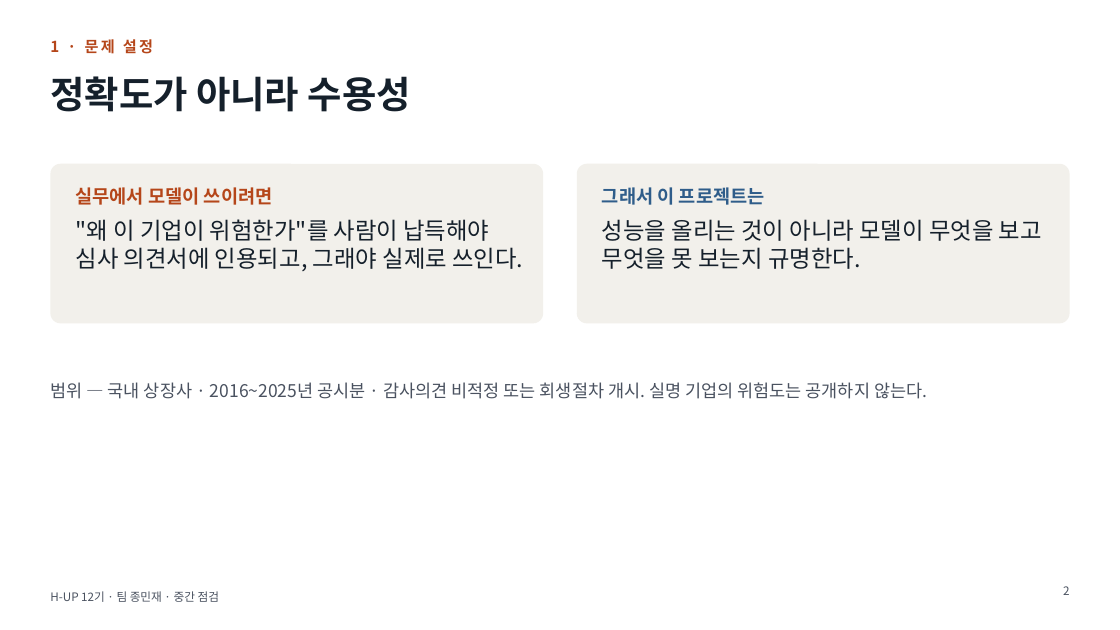
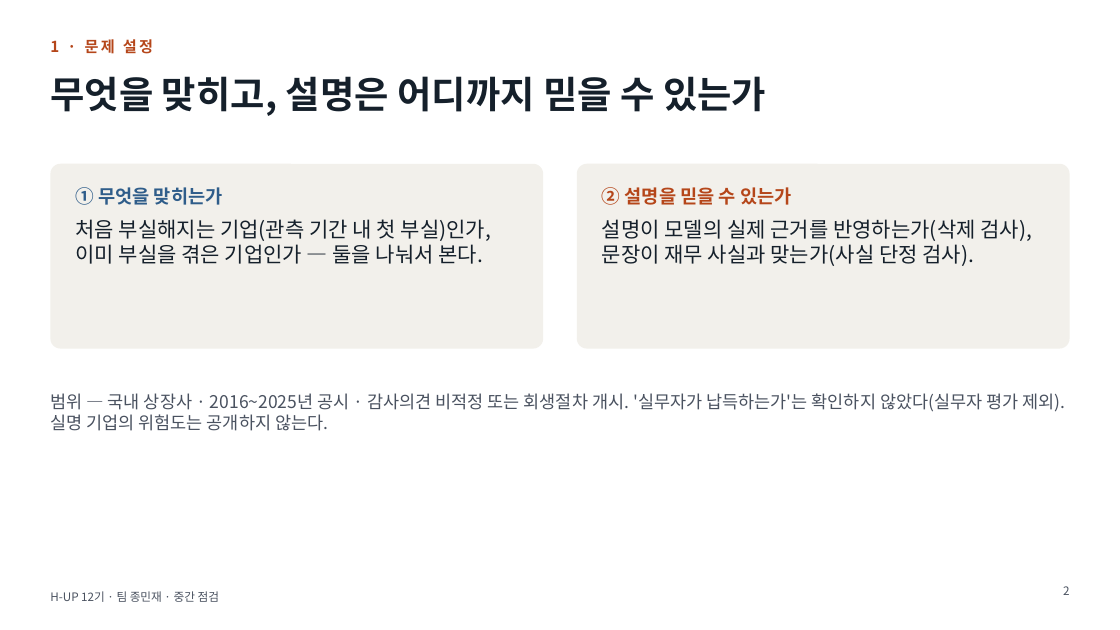
Before and after one commit to ejongmin/h-up-xai-project, a slide deck: slide 2 of 발표/중간점검_보고회.pptx. Drawn at 1120x630 pixels with LibreOffice and Linux fonts; fonts in the diff are those of the drawing. Boxes give left, top, right and bottom in pixels: in the first picture for what was removed or moved away, otherwise in the second. Text is boxed around its words. In the diff, an @@ line names an element or a change of style, - is before the commit and + after.

```diff
--- a/발표/중간점검_보고회.pptx
+++ b/발표/중간점검_보고회.pptx
@@ title at (50, 76, 766, 116): text changed @@
-정확도가 아니라 수용성
+무엇을 맞히고, 설명은 어디까지 믿을 수 있는가
@@ rounded rectangle: place and size @@
-rounded rectangle at (50, 164, 544, 323)
+rounded rectangle at (50, 164, 544, 349)
@@ rounded rectangle at (50, 164, 544, 349): proportions changed @@
@@ rounded rectangle at (577, 164, 1070, 349): proportions changed @@
@@ rounded rectangle: place and size @@
-rounded rectangle at (577, 164, 1070, 323)
+rounded rectangle at (577, 164, 1070, 349)
@@ text at (76, 187, 491, 264): text changed; size 20 to 18 pt @@
-실무에서 모델이 쓰이려면
-"왜 이 기업이 위험한가"를 사람이 납득해야 심사 의견서에 인용되고, 그래야 실제로 쓰인다.
+① 무엇을 맞히는가
+처음 부실해지는 기업(관측 기간 내 첫 부실)인가, 이미 부실을 겪은 기업인가 — 둘을 나눠서 본다.
@@ text at (602, 187, 1032, 266): text changed; size 20 to 18 pt @@
-그래서 이 프로젝트는
-성능을 올리는 것이 아니라 모델이 무엇을 보고 무엇을 못 보는지 규명한다.
+② 설명을 믿을 수 있는가
+설명이 모델의 실제 근거를 반영하는가(삭제 검사), 문장이 재무 사실과 맞는가(사실 단정 검사).
@@ text at (50, 393, 1066, 431): text changed @@
-범위 — 국내 상장사 · 2016~2025년 공시분 · 감사의견 비적정 또는 회생절차 개시. 실명 기업의 위험도는 공개하지 않는다.
+범위 — 국내 상장사 · 2016~2025년 공시 · 감사의견 비적정 또는 회생절차 개시. '실무자가 납득하는가'는 확인하지 않았다(실무자 평가 제외). 실명 기업의 위험도는 공개하지 않는다.
```
Also in this commit, not shown: 11 other slides changed, 1 slide added, 1 slide removed, 4 other files.
